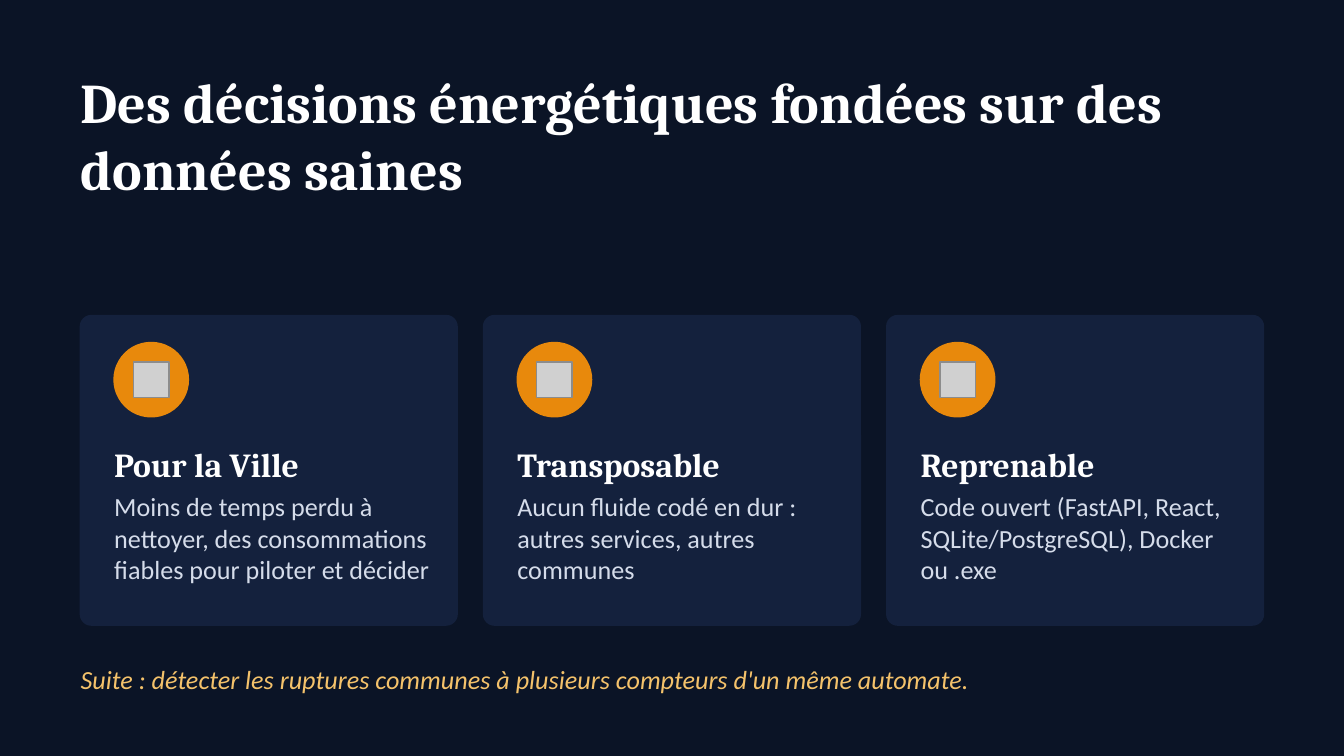
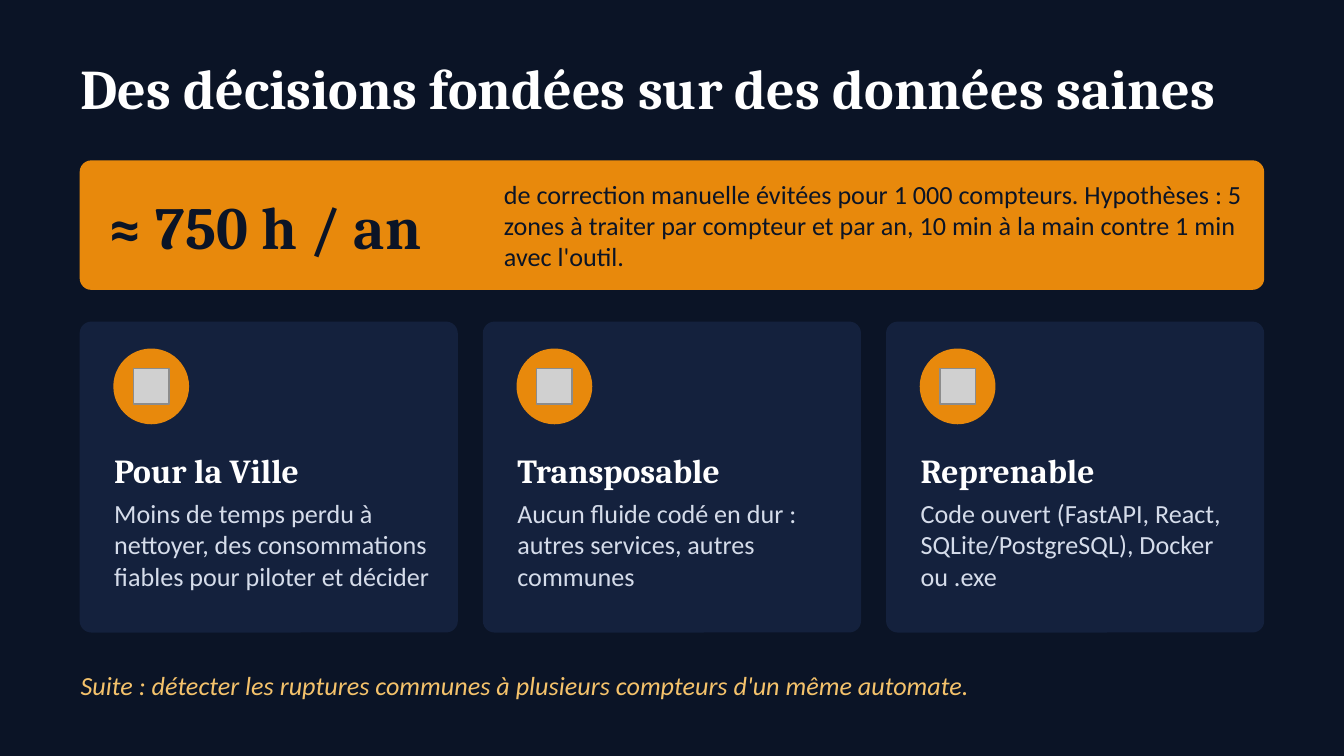
Before and after one commit to loicgilbert74000-coder/qualif-comptage, a slide deck: slide 5 of pitch/qualif-comptage-pitch.pptx. Drawn at 1344x756 pixels with LibreOffice and Linux fonts; fonts in the diff are those of the drawing; grey boxes stand for pictures. Boxes give left, top, right and bottom in pixels: in the first picture for what was removed or moved away, otherwise in the second. Text is boxed around its words. In the diff, an @@ line names an element or a change of style, - is before the commit and + after.

```diff
--- a/pitch/qualif-comptage-pitch.pptx
+++ b/pitch/qualif-comptage-pitch.pptx
@@ text at [81,69,1215,110]: text changed @@
-Des décisions énergétiques fondées sur des données saines
+Des décisions fondées sur des données saines
@@ rounded rectangle added at [81,161,1263,289], fill #E8890C, outline #E8890C 1 pt @@
@@ text added at [156,207,421,250], 32 pt, text #0B1426, bold @@
+≈ 750 h / an
@@ text added at [504,186,1241,266], 14 pt, text #0B1426 @@
+de correction manuelle évitées pour 1 000 compteurs. Hypothèses : 5 zones à traiter par compteur et par an, 10 min à la main contre 1 min avec l'outil.
@@ 7 texts, 3 pictures, 3 rounded rectangles, 3 ellipses: place and size @@
-7 texts, 3 pictures, 3 rounded rectangles, 3 ellipses at [81,316,1263,694]
+7 texts, 3 pictures, 3 rounded rectangles, 3 ellipses at [81,323,1263,700]
```
Also in this commit, not shown: 2 other slides changed, 4 other files.
